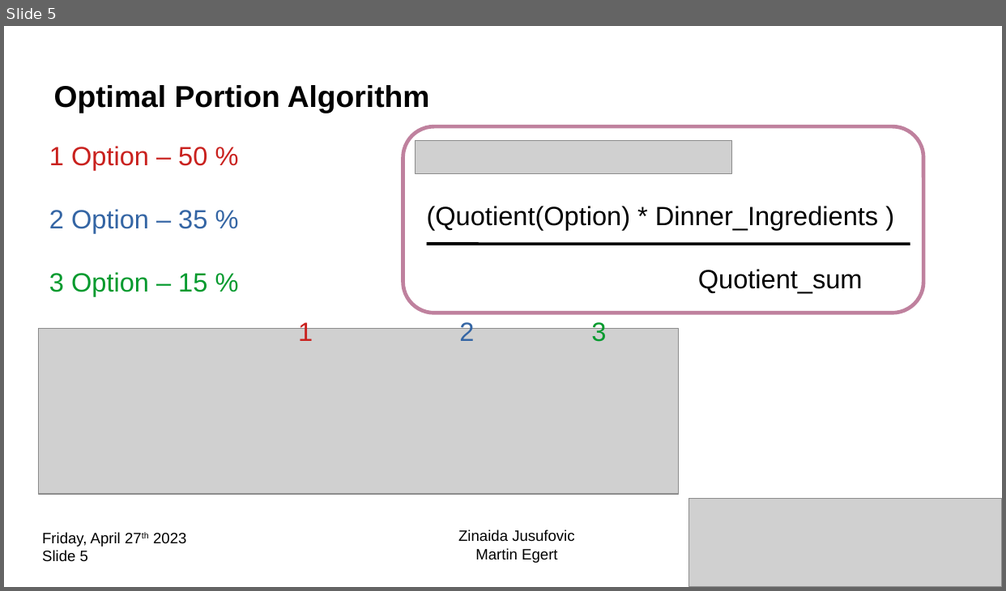
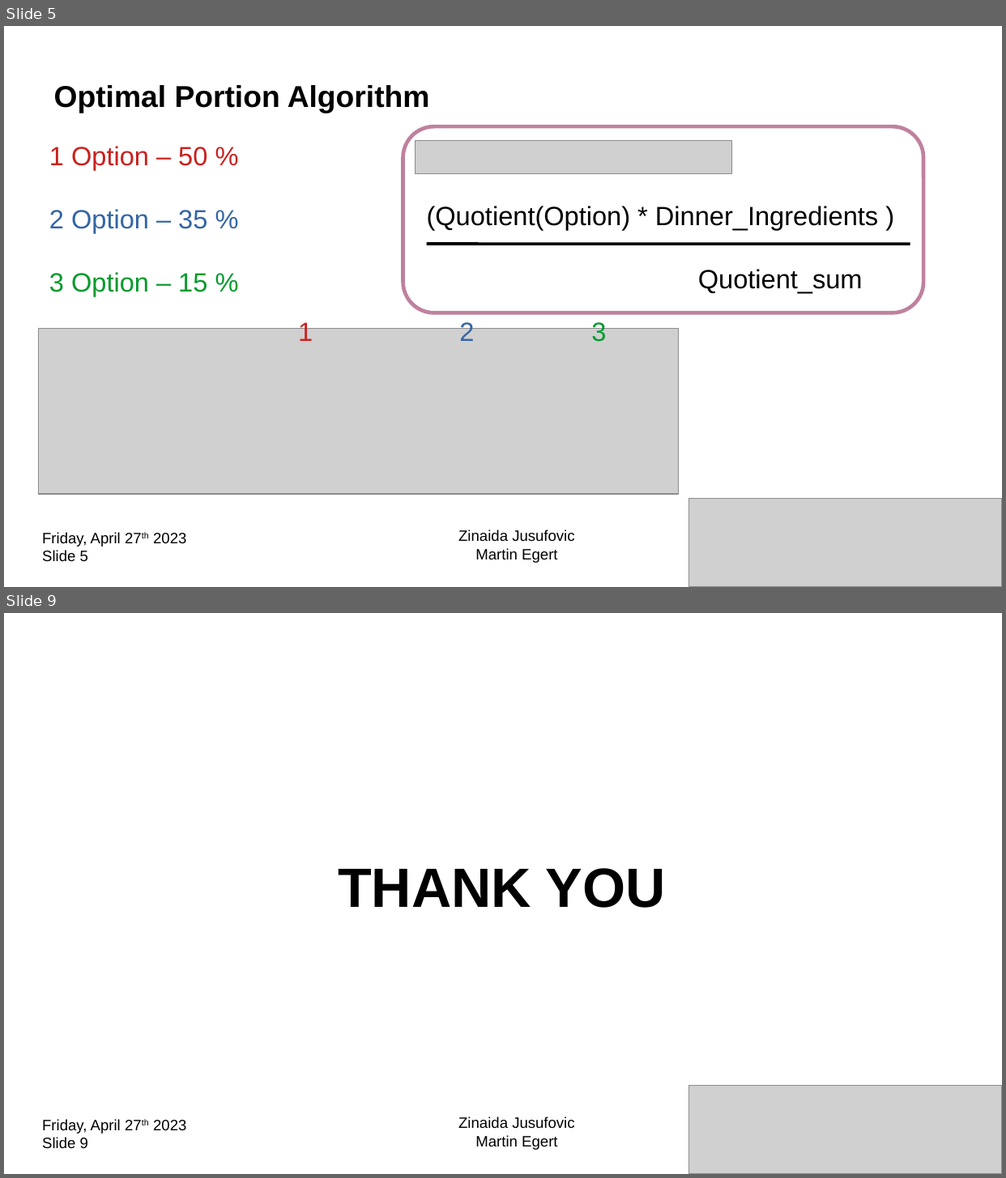
Before and after one commit to CodecoolGlobal/ehotel-buffet-java-zenais, a slide deck: presentation/20230413_EHotelBuffet.odp. Shown one above the other, each under a label of ours: slide 5 before the commit, slides 5 and 9 after it; the slides between them are not shown. The pictures are 1006x591 and 1006x1178 pixels, drawn with LibreOffice and Linux fonts; fonts in the diff are those of the drawing; grey boxes stand for pictures. Boxes give left, top, right and bottom in pixels: in the first picture for what was removed or moved away, otherwise in the second. Text is boxed around its words. In the diff, an @@ line names an element or a change of style, - is before the commit and + after.

```diff
--- a/presentation/20230413_EHotelBuffet.odp
+++ b/presentation/20230413_EHotelBuffet.odp
@@ slide 9 added at (4,613,1002,1174), background #FFFFFF @@
@@ title added at (338,868,666,908), 44 pt, text #000000, bold @@
+THANK YOU
@@ picture added at (689,1086,1002,1174) @@
@@ text added at (42,1119,186,1149), 12 pt, text #000000 @@
+Friday, April 27th 2023
+Slide 9
@@ text added at (458,1117,574,1150), 12 pt, text #000000 @@
+Zinaida Jusufovic
+Martin Egert
```
Also in this commit, not shown: 1 slide changed, 3 other slides added.
